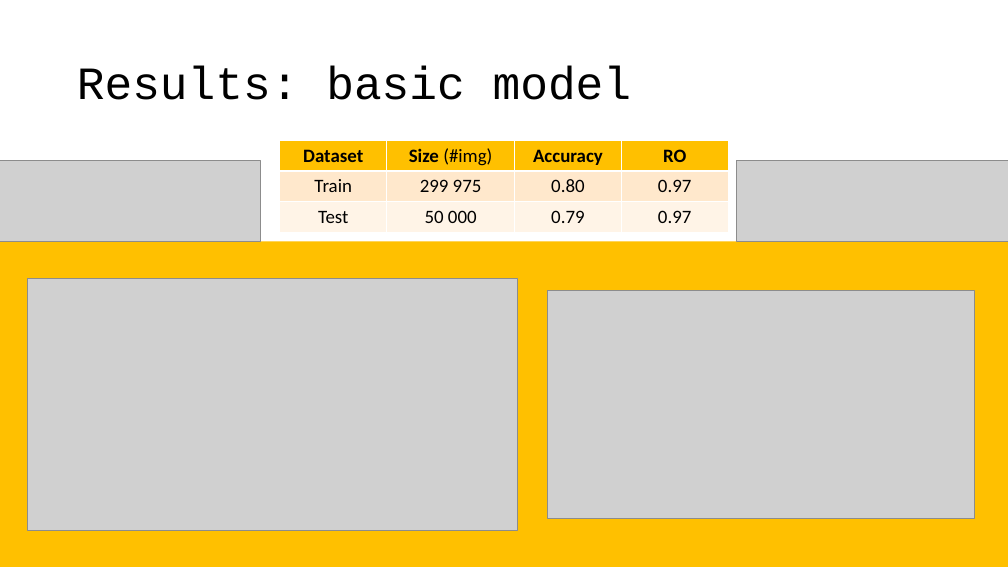
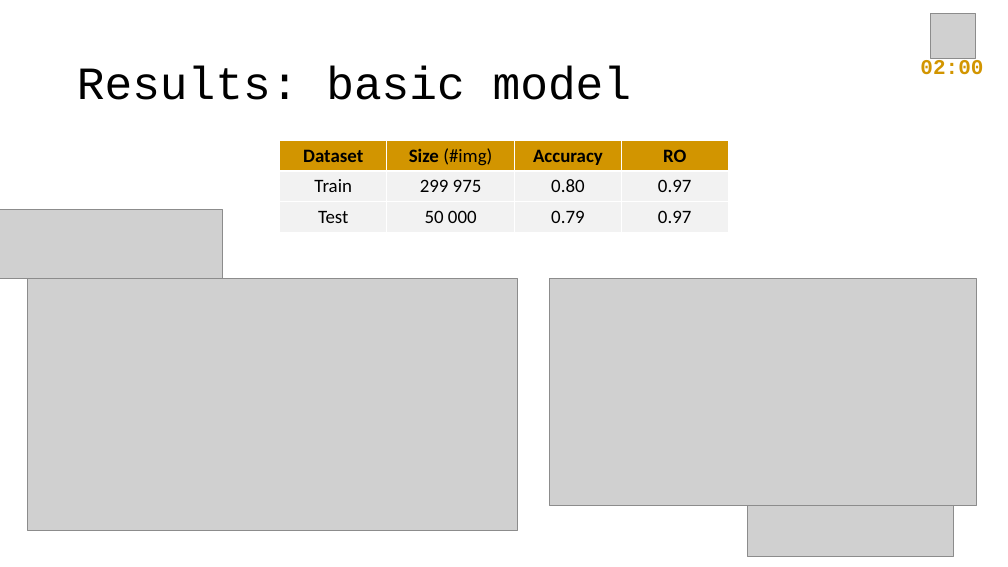
Before and after one commit to Strojove-uceni/final-projects-i_am_not_a_robot, a slide deck: slide 12 of presentation/Final_presentation_draft.pptx. Drawn at 1008x567 pixels with LibreOffice and Linux fonts; fonts in the diff are those of the drawing; grey boxes stand for pictures. Boxes give left, top, right and bottom in pixels: in the first picture for what was removed or moved away, otherwise in the second. Text is boxed around its words. In the diff, an @@ line names an element or a change of style, - is before the commit and + after.

```diff
--- a/presentation/Final_presentation_draft.pptx
+++ b/presentation/Final_presentation_draft.pptx
@@ picture added at <box>931,14,975,58</box> @@
@@ text added at <box>920,60,983,75</box>, 20 pt, text #D29500, bold @@
+02:00
@@ table at <box>280,141,727,233</box> @@
@@ fill #FFC000 to #D29500 in row 1 @@
@@ fill #FFE8CC to #F2F2F2 in row 2 @@
@@ fill #FFF4E7 to #F2F2F2 in row 3 @@
@@ picture: place and size @@
-picture at <box>0,160,260,241</box>
+picture at <box>0,209,223,278</box>
@@ rectangle removed at <box>0,241,1008,567</box> @@
@@ picture: place and size @@
-picture at <box>547,290,975,518</box>
+picture at <box>550,278,977,506</box>
@@ picture at <box>747,497,954,557</box>: rotation 0 to 180 degrees @@
```
Also in this commit, not shown: 4 other slides changed, 1 slide added.
